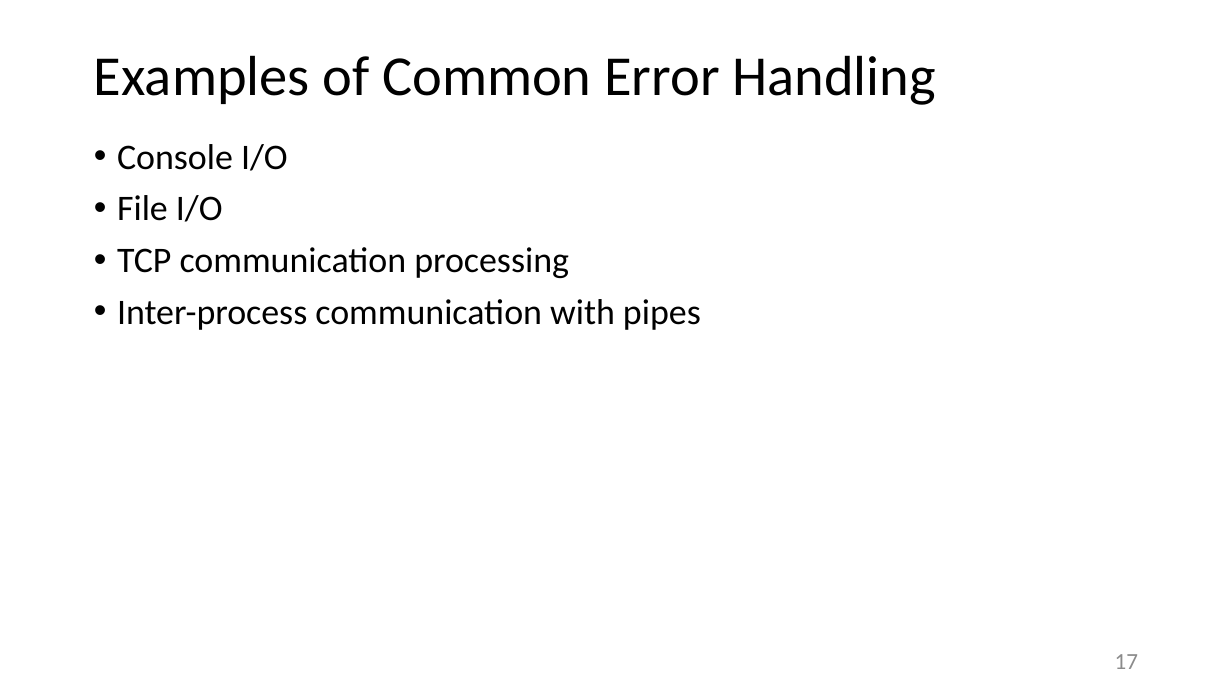
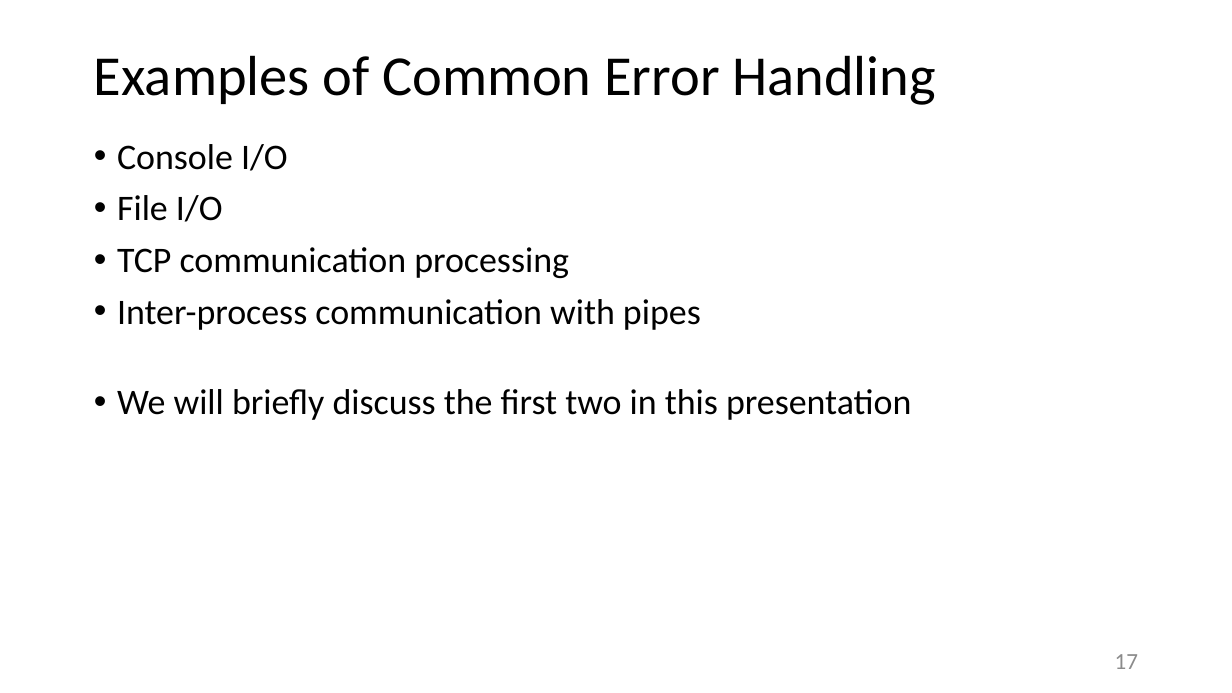
Before and after one commit to JimFawcett/JimFawcett.github.io, a slide deck: slide 17 of Resources/RustErrorHandling.pptx. Drawn at 1232x693 pixels with LibreOffice and Linux fonts; fonts in the diff are those of the drawing. Boxes give left, top, right and bottom in pixels: in the first picture for what was removed or moved away, otherwise in the second. Text is boxed around its words. In the diff, an @@ line names an element or a change of style, - is before the commit and + after.

```diff
--- a/Resources/RustErrorHandling.pptx
+++ b/Resources/RustErrorHandling.pptx
@@ text at (117, 389, 911, 420): paragraph added @@
+• We will briefly discuss the first two in this presentation
```
Also in this commit, not shown: 1 slide added, 1 other file.
